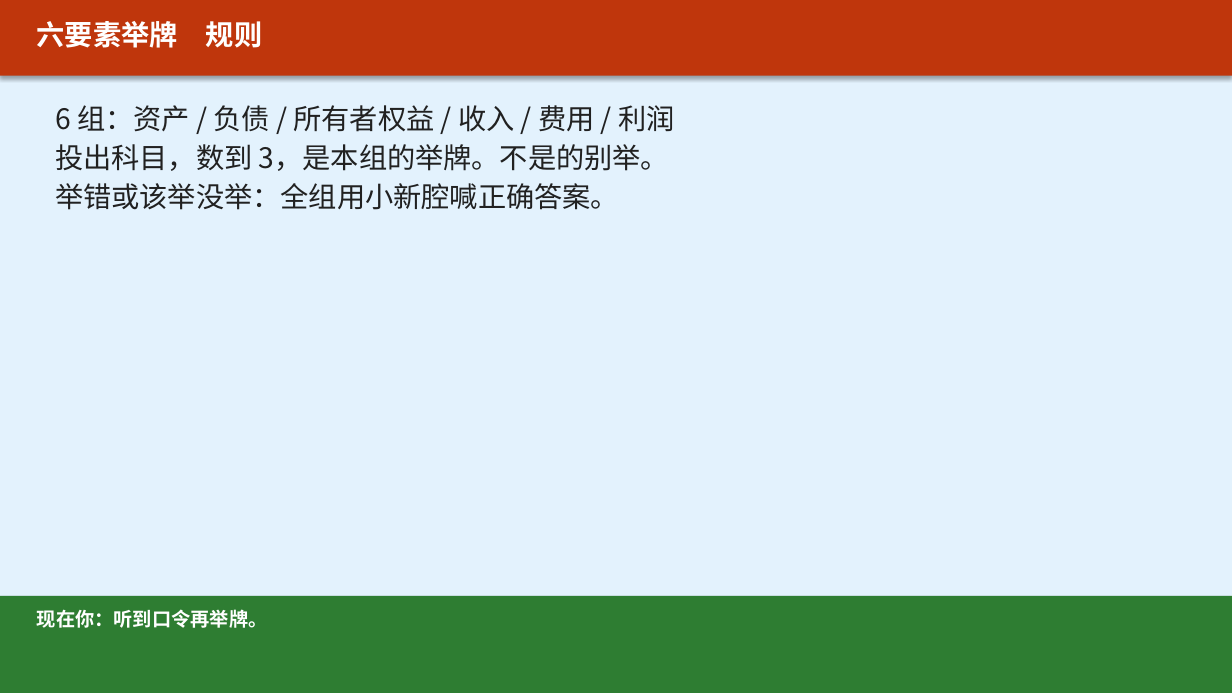
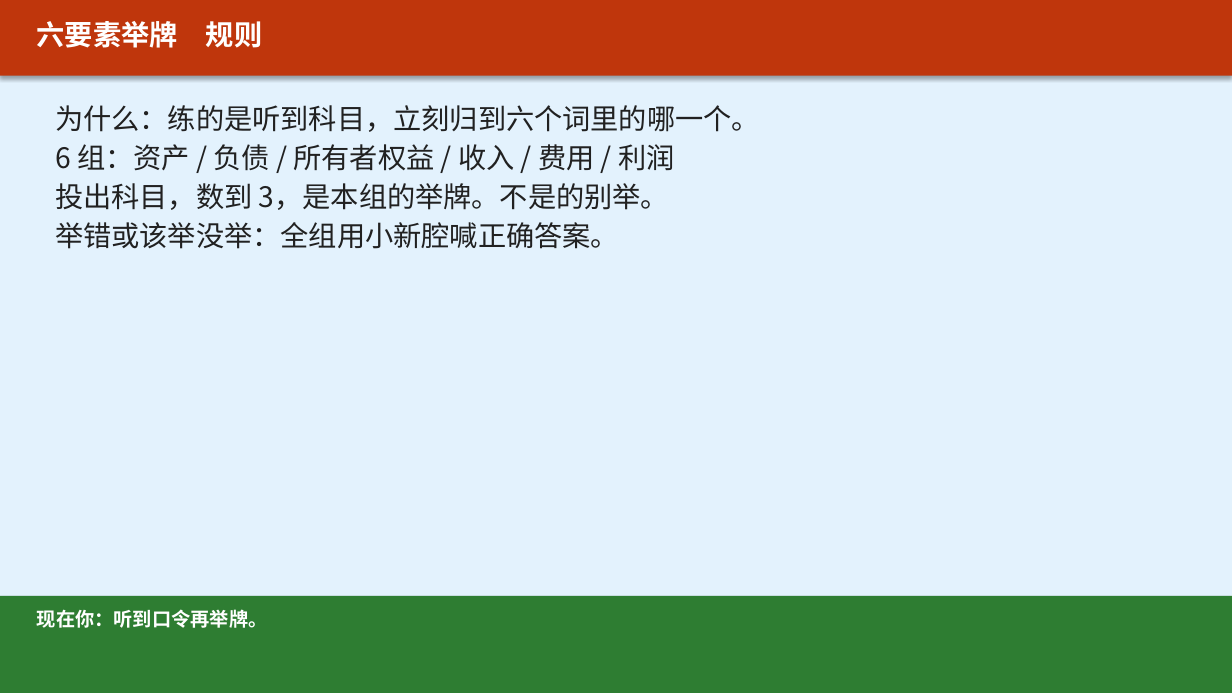
Before and after one commit to xuehui003-1/jichukuaiji, a slide deck: slide 4 of 90_通用工具_全学期复用/90-C14_课堂活动与课后任务_上课投影_v1.0_20260821.pptx. Drawn at 1232x693 pixels with LibreOffice and Linux fonts; fonts in the diff are those of the drawing. Boxes give left, top, right and bottom in pixels: in the first picture for what was removed or moved away, otherwise in the second. Text is boxed around its words. In the diff, an @@ line names an element or a change of style, - is before the commit and + after.

Commit message:
每个任务写清为了什么：图4不再把13和540乘在一起，录音放到下课前那一页

```diff
--- a/90_通用工具_全学期复用/90-C14_课堂活动与课后任务_上课投影_v1.0_20260821.pptx
+++ b/90_通用工具_全学期复用/90-C14_课堂活动与课后任务_上课投影_v1.0_20260821.pptx
@@ text at (55, 105, 760, 132): paragraph added @@
+为什么：练的是听到科目，立刻归到六个词里的哪一个。
```
Also in this commit, not shown: 4 other slides changed, 7 other files.
